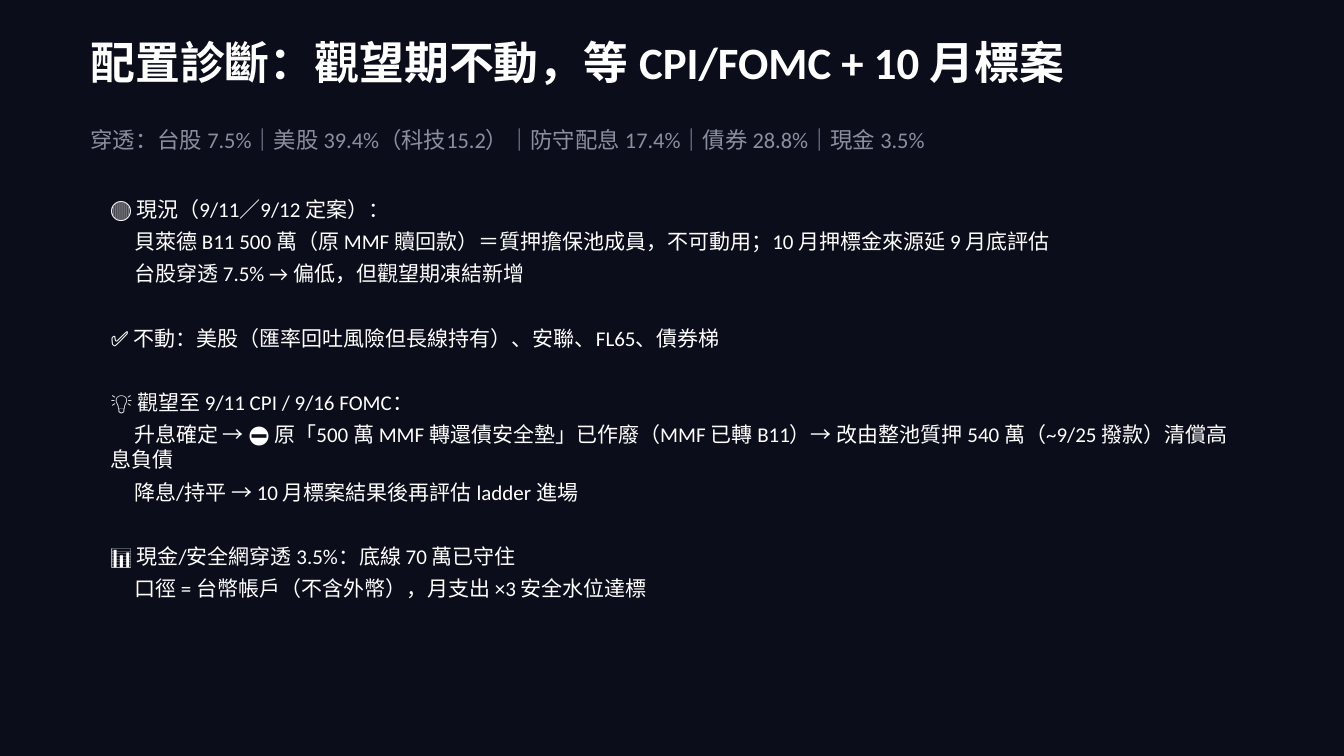
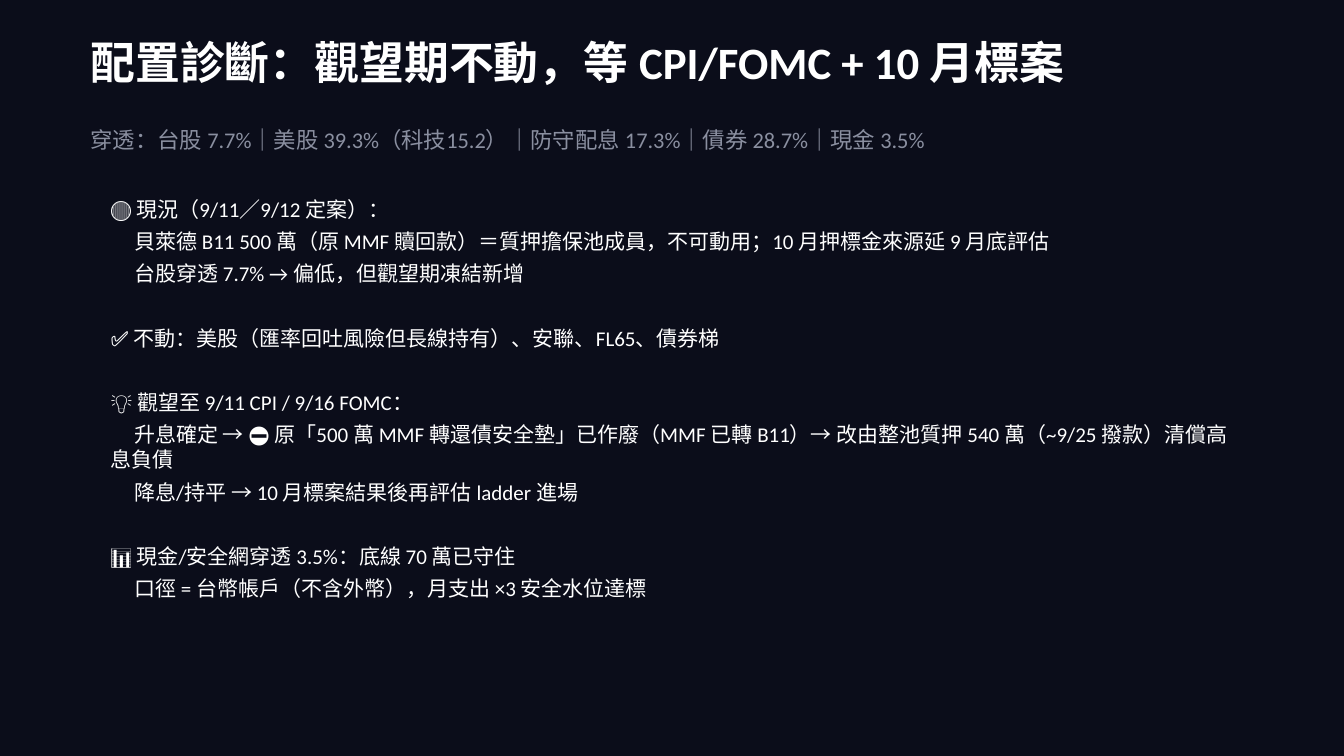
Before and after one commit to b0988321088/longjiu-dashboard-2, a slide deck: slide 7 of grand_pivot_deck.pptx. Drawn at 1344x756 pixels with LibreOffice and Linux fonts; fonts in the diff are those of the drawing. Boxes give left, top, right and bottom in pixels: in the first picture for what was removed or moved away, otherwise in the second. Text is boxed around its words. In the diff, an @@ line names an element or a change of style, - is before the commit and + after.

```diff
--- a/grand_pivot_deck.pptx
+++ b/grand_pivot_deck.pptx
@@ text at [91,129,924,151]: text changed @@
-穿透：台股 7.5%｜美股 39.4%（科技15.2）｜防守配息 17.4%｜債券 28.8%｜現金 3.5%
+穿透：台股 7.7%｜美股 39.3%（科技15.2）｜防守配息 17.3%｜債券 28.7%｜現金 3.5%
@@ text at [134,263,524,283]: text changed @@
-台股穿透 7.5% → 偏低，但觀望期凍結新增
+台股穿透 7.7% → 偏低，但觀望期凍結新增
```
Also in this commit, not shown: 9 other slides changed, 1 other file.
